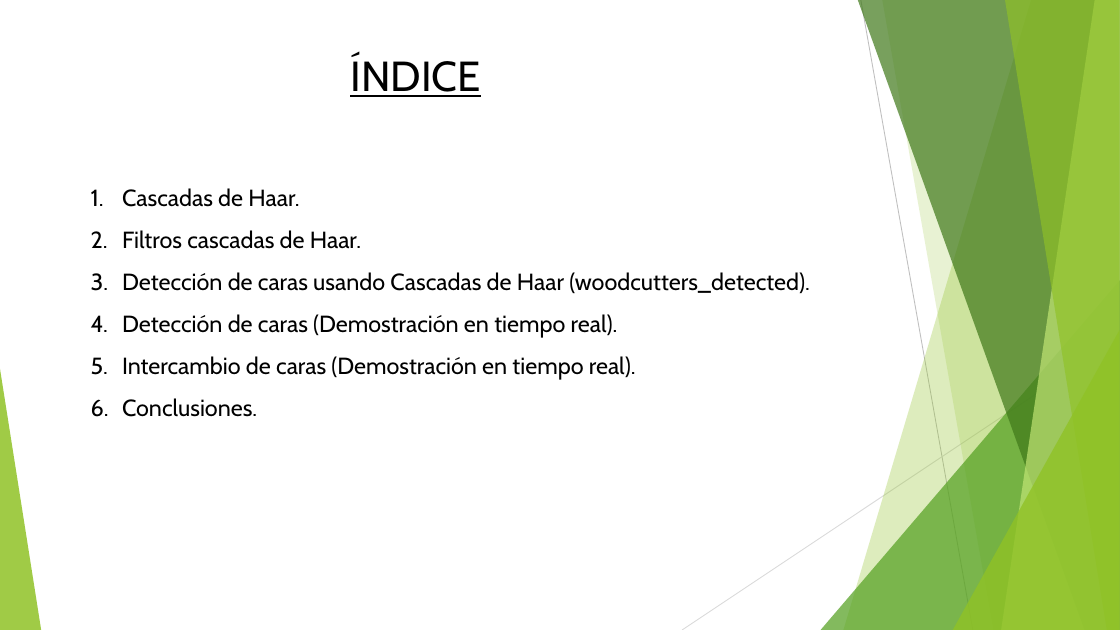
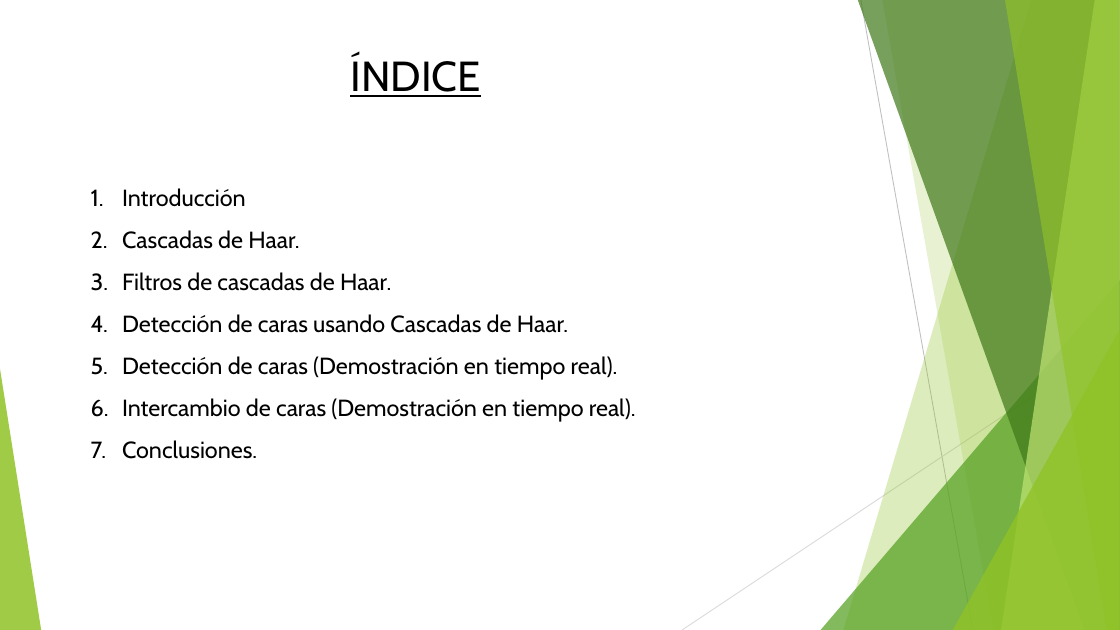
Before and after one commit to pabcannav/proyectoPID, a slide deck: slide 2 of presentacion/presentacion_PID.pptx. Drawn at 1120x630 pixels with LibreOffice and Linux fonts; fonts in the diff are those of the drawing. Boxes give left, top, right and bottom in pixels: in the first picture for what was removed or moved away, otherwise in the second. Text is boxed around its words. In the diff, an @@ line names an element or a change of style, - is before the commit and + after.

Commit message:
repositorio actualizado

```diff
--- a/presentacion/presentacion_PID.pptx
+++ b/presentacion/presentacion_PID.pptx
@@ text at [122,188,246,207]: paragraph added @@
+1. Introducción
@@ text at [122,272,568,333]: text changed @@
-2. Filtros cascadas de Haar.
-3. Detección de caras usando Cascadas de Haar (woodcutters_detected).
+3. Filtros de cascadas de Haar.
+4. Detección de caras usando Cascadas de Haar.
```
